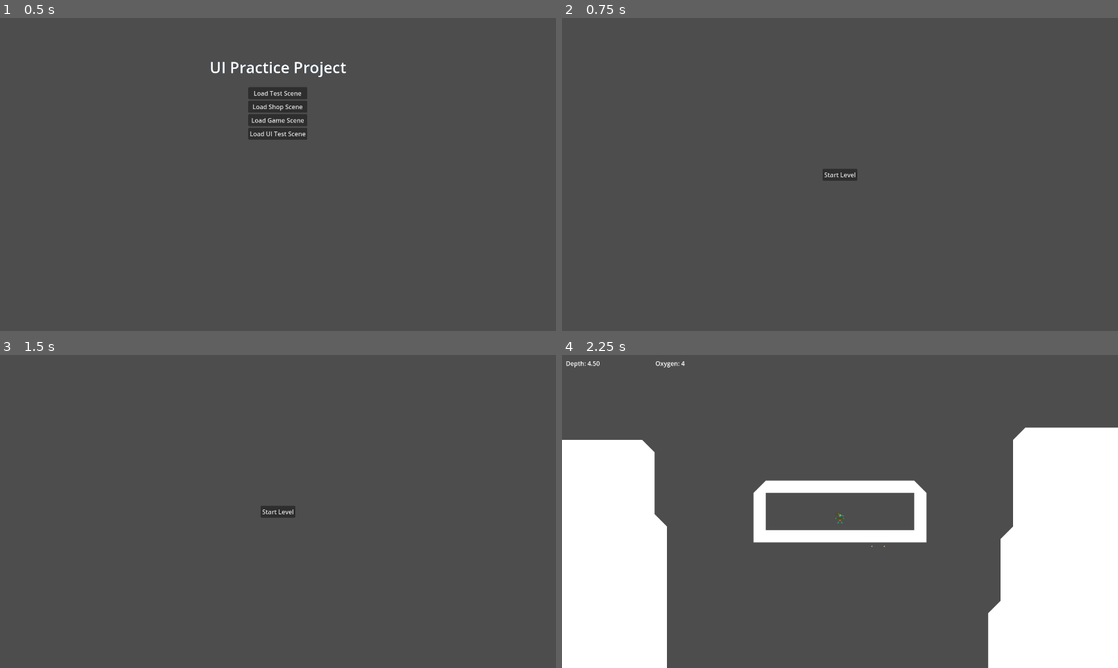
Above: before the commit, frames 1-4 (two rows, left to right).
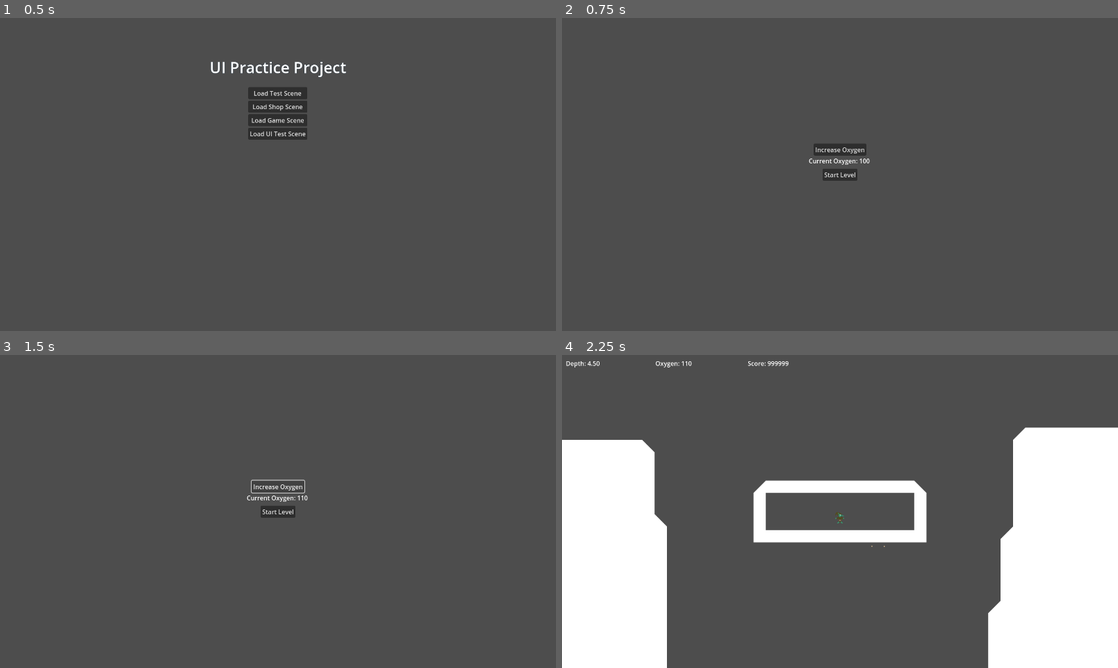
Above: after the commit, the same moments.

Repository: DSurguy/spring-2024-2d-jam
Game: Godot game, scene res://scenes/MainScene/MainScene.tscn
Two runs of this game, one before a commit and one after it. Both use one fixed random seed, a clock stepped at 60 frames per second and the inputs below. Sound files missing from this copy of the repository are replaced by a short silence.
Inputs (mouse positions are in pixels of both pictures, inside the frame that each line leads up to):
- Up to frame 1 (0.5 s): no input
- Up to frame 2 (0.75 s): click "Load Shop Scene" at 0.5 s
- Up to frame 3 (1.5 s): click (278, 486) at 1.25 s, where only the run after the commit has a clickable "Increase Oxygen"
- Up to frame 4 (2.25 s): click "Start Level" at 2 s

Frame 1 is identical in both runs. In frame 2, 0.4% of the frame differs, in the area x 44-56%, y 40-47%; in frame 3, 0.2%; in frame 4, less than 0.1%.

Commit message:
Adds global GameState and oxygen stat

Diff:
--- /dev/null
+++ b/GameState.gd
@@ -0,0 +1,6 @@
+extends Node
+
+
+var score = 999999
+
+var max_oxygen = 100
--- a/project.godot
+++ b/project.godot
@@ -14,6 +14,10 @@
 run/main_scene="res://scenes/MainScene/MainScene.tscn"
 config/features=PackedStringArray("4.2", "GL Compatibility")
 config/icon="res://icon.svg"
+
+[autoload]
+
+GameState="*res://GameState.gd"
 
 [display]
 
--- a/scenes/GameScene/Submarine.gd
+++ b/scenes/GameScene/Submarine.gd
@@ -22,7 +22,8 @@
 func _ready():
 	hull_collider = hull.get_child(0) #DONT MOVE THE COLLIDER NODE ORDER
 	music.play_descent()
-	# To set the max oxy, just oxygen.max_oxygen = x when we have the shop
+	oxygen.max_oxygen = GameState.max_oxygen
+	print("Set max oxygen from GameState")
 	oxygen.reset()
 	oxygen.start_depleting()
 
--- a/scenes/GameScene/submarine.tscn
+++ b/scenes/GameScene/submarine.tscn
@@ -27,7 +27,6 @@
 [node name="ButtonAudio" parent="." instance=ExtResource("5_ystk1")]
 
 [node name="Oxygen" parent="." instance=ExtResource("6_lobel")]
-max_oxygen = 4
 
 [node name="Stations" type="Node2D" parent="."]
 
--- a/scenes/ShopScene/ShopScene.gd
+++ b/scenes/ShopScene/ShopScene.gd
@@ -1,5 +1,21 @@
 extends LoadableScene
+
+@onready var oxygen_label: Label = $CanvasLayer/OxygenLabel
+
+var oxygen_foramt = "Current Oxygen: %d"
+
+func _ready():
+	_update_oxy_label()
+	load_complete.emit()
+
+func _update_oxy_label():
+	oxygen_label.text = oxygen_foramt % GameState.max_oxygen
 
 func _on_start_level_button_pressed():
 	loader.load_scene("res://scenes/GameScene/GameScene.tscn")
 	pass # Replace with function body.
+
+
+func _on_increase_oxygen_button_pressed():
+	GameState.max_oxygen += 10
+	_update_oxy_label()
--- a/scenes/ShopScene/ShopScene.tscn
+++ b/scenes/ShopScene/ShopScene.tscn
@@ -21,4 +21,33 @@
 grow_vertical = 2
 text = "Start Level"
 
+[node name="IncreaseOxygenButton" type="Button" parent="CanvasLayer"]
+anchors_preset = 8
+anchor_left = 0.5
+anchor_top = 0.5
+anchor_right = 0.5
+anchor_bottom = 0.5
+offset_left = -45.0
+offset_top = -80.0
+offset_right = 45.0
+offset_bottom = -49.0
+grow_horizontal = 2
+grow_vertical = 2
+text = "Increase Oxygen"
+
+[node name="OxygenLabel" type="Label" parent="CanvasLayer"]
+anchors_preset = 8
+anchor_left = 0.5
+anchor_top = 0.5
+anchor_right = 0.5
+anchor_bottom = 0.5
+offset_left = -22.0
+offset_top = -47.0
+offset_right = 18.0
+offset_bottom = -24.0
+grow_horizontal = 2
+grow_vertical = 2
+text = "Current Oxygen: X"
+
 [connection signal="pressed" from="CanvasLayer/StartLevelButton" to="." method="_on_start_level_button_pressed"]
+[connection signal="pressed" from="CanvasLayer/IncreaseOxygenButton" to="." method="_on_increase_oxygen_button_pressed"]
--- a/scenes/UI/Level/LevelProgress/LevelProgressUI.gd
+++ b/scenes/UI/Level/LevelProgress/LevelProgressUI.gd
@@ -3,9 +3,11 @@
 @export var submarine_node: Node2D = Node2D.new()
 @onready var label = $MarginContainer/HBoxContainer/Label
 @onready var oxy_label = $MarginContainer/HBoxContainer/OxygenLabel
+@onready var score_label = $MarginContainer/HBoxContainer/ScoreLabel
 
 var format_string = "Depth: %.2f"
 var oxy_format_string = "Oxygen: %d"
+var score_format_string = "Score: %d"
 
 func _ready():
 	if submarine_node == null:
@@ -15,3 +17,5 @@
 	if submarine_node:
 		label.text = format_string % submarine_node.position.y
 		oxy_label.text = oxy_format_string % submarine_node.current_oxygen()
+
+	score_label.text = score_format_string % GameState.score
--- a/scenes/UI/Level/LevelProgress/LevelProgressUI.tscn
+++ b/scenes/UI/Level/LevelProgress/LevelProgressUI.tscn
@@ -42,3 +42,8 @@
 layout_mode = 2
 text = "Oxygen: X"
 label_settings = SubResource("LabelSettings_ass80")
+
+[node name="ScoreLabel" type="Label" parent="MarginContainer/HBoxContainer"]
+layout_mode = 2
+text = "Oxygen: X"
+label_settings = SubResource("LabelSettings_ass80")
